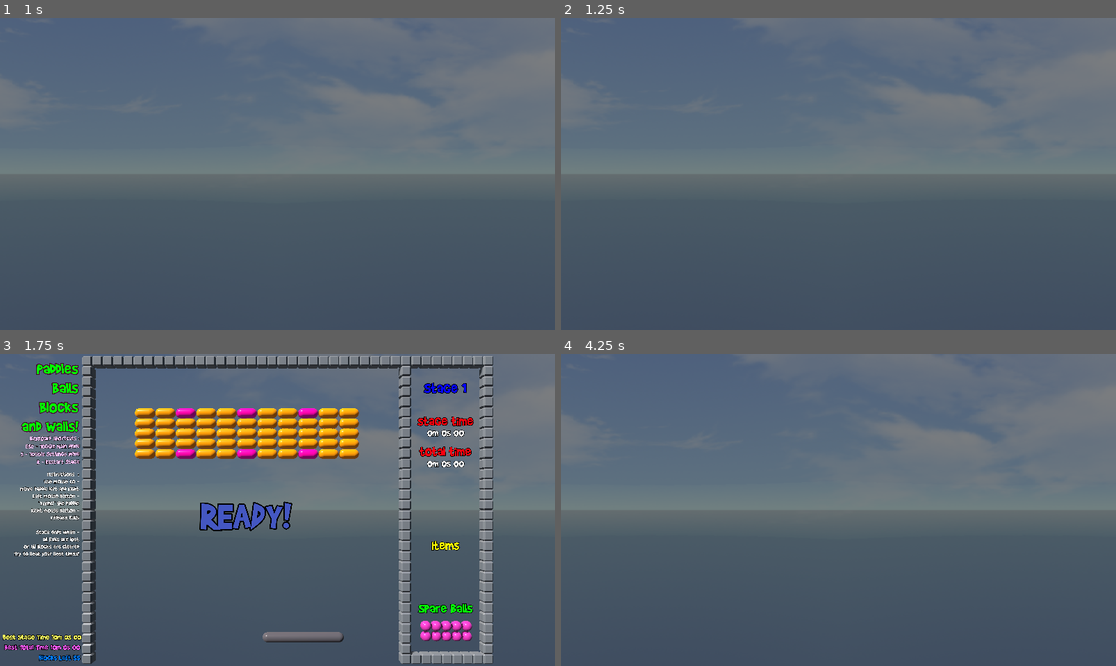
Above: before the commit, frames 1-4 (two rows, left to right).
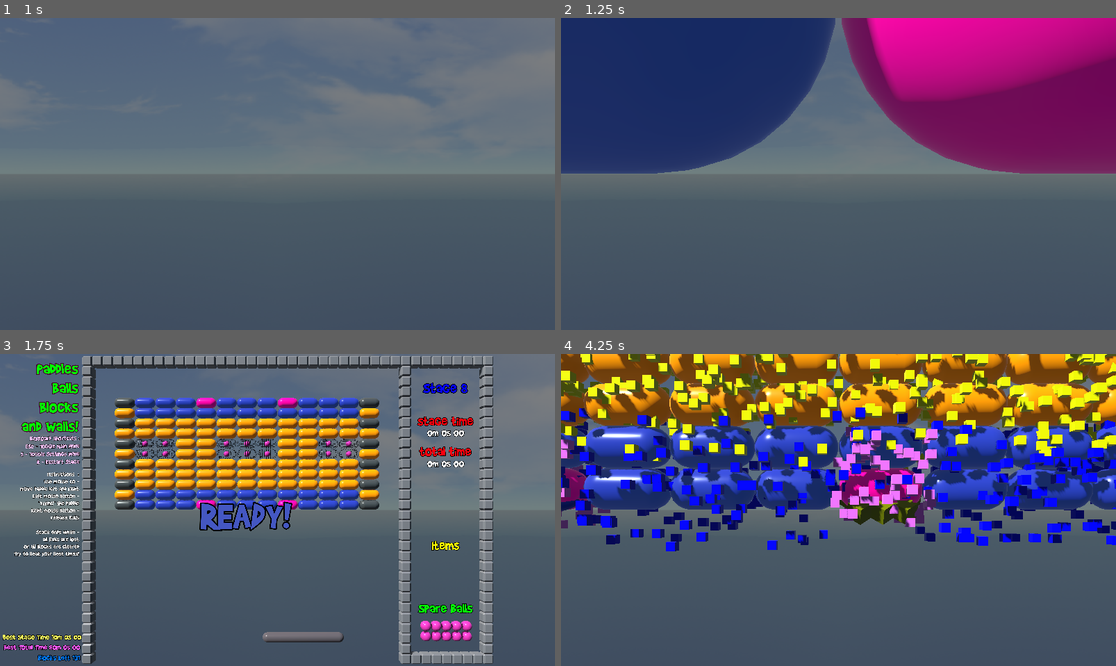
Above: after the commit, the same moments.

Repository: Chaduke/paddles_balls_blocks_walls
Game: Godot game, scene res://scenes/main.tscn
The game is run twice, just before and just after one commit, with the same random seed, the same clock (stepped at 60 frames per second) and the same inputs. Sound files missing from this copy of the repository are replaced by a short silence.
Inputs (mouse positions are in pixels of both pictures, inside the frame that each line leads up to):
- Up to frame 1 (1 s): click "START GAME" at 0.5 s
- Up to frame 2 (1.25 s): no input
- Up to frame 3 (1.75 s): move the mouse to (305, 510) at 1.27 s; hold Right (ui_right) from 1.28 s (still down); right-click (305, 510) at 1.35 s
- Up to frame 4 (4.25 s): move the mouse to (810, 510) at 2.02 s; release Right (ui_right) at 2.03 s; hold Left (ui_left) 2.03-2.78 s; click (810, 510) at 2.1 s; tap Enter at 2.75 s; move the mouse to (849, 503) at 2.77 s; hold Right (ui_right) from 2.78 s (still down); tap Tab at 2.85 s; tap R (reset) at 3.5 s; move the mouse to (832, 516) at 3.52 s; right-click (832, 516) at 3.6 s

Frame 1 is identical in both runs. In frame 2, 42% of the frame differs, in the area x 0-100%, y 0-50%; in frame 3, 12%; in frame 4, 52%, in the area x 0-100%, y 0-64%.
Error in both runs: Invalid assignment of property or key 'game_ready' with value of type 'bool' on a base object of type 'Node (audio_server.gd)'. (res://scripts/stage.gd:26)

Commit message:
Fixed a problem with level 8 being too difficult

Diff:
--- a/scenes/stage_blocks/blocks_8.tscn
+++ b/scenes/stage_blocks/blocks_8.tscn
@@ -269,15 +269,15 @@
 
 [node name="block13" parent="." instance=ExtResource("4_y3x5t")]
 transform = Transform3D(1, 0, 0, 0, 1, 0, 0, 0, 1, 19.5, 25.5, 0)
-item_type = "GravityReverse"
+item_type = "SmallBalls"
 
 [node name="block110" parent="." instance=ExtResource("4_y3x5t")]
 transform = Transform3D(1, 0, 0, 0, 1, 0, 0, 0, 1, 11.5, 15.5, 0)
-item_type = "Grower"
+item_type = "InfiniteBalls"
 
 [node name="block114" parent="." instance=ExtResource("4_y3x5t")]
 transform = Transform3D(1, 0, 0, 0, 1, 0, 0, 0, 1, 19.5, 15.5, 0)
-item_type = "Grower"
+item_type = "MaxPaddle"
 
 [node name="block_clear" parent="." instance=ExtResource("5_snqgh")]
 transform = Transform3D(1, 0, 0, 0, 1, 0, 0, 0, 1, 5.5, 21.5, 0)
--- a/scripts/global.gd
+++ b/scripts/global.gd
@@ -1,7 +1,7 @@
 # global.gd
 extends Node
 
-var current_stage = 1
+var current_stage = 8
 # you have to count stage 0 here, 0 is the testing stage
 # so this number is the number of playable stages + 1
 var total_stages = 16
